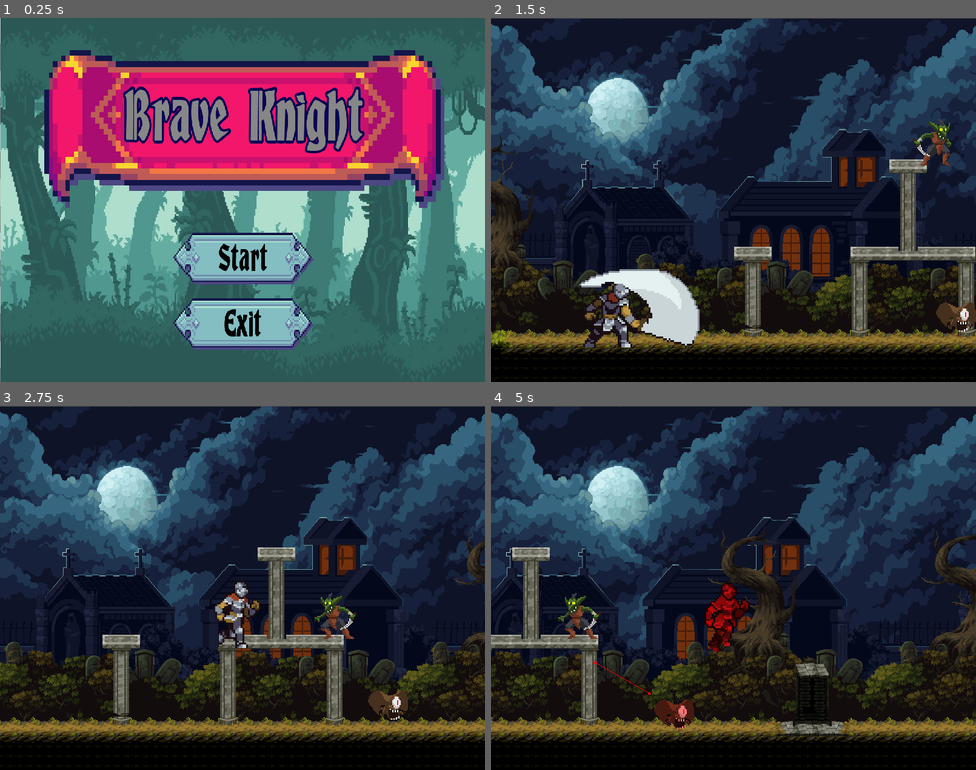
Above: before the commit, frames 1-4 (two rows, left to right).
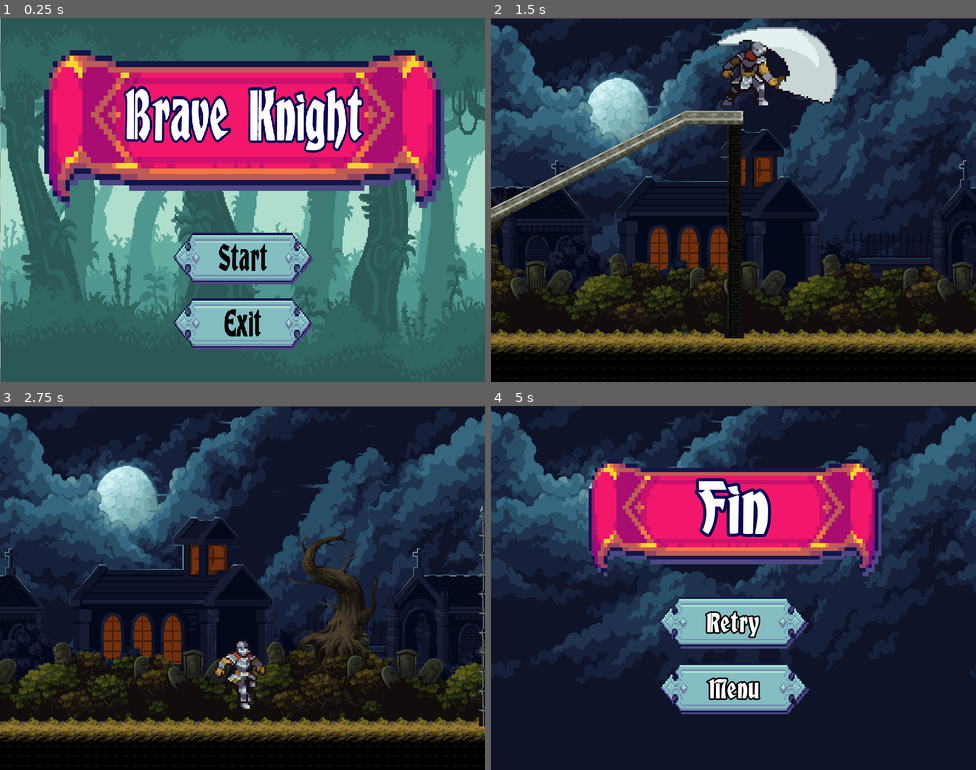
Above: after the commit, the same moments.

Repository: rogermuss/Brave_Knight
Game: Godot game, scene res://Scenes/main_menu/Menu.tscn
Same seed, same stepped clock (60 frames per second), same inputs: the game is played once before the commit and once after it.
Inputs (mouse positions are in pixels of both pictures, inside the frame that each line leads up to):
- Up to frame 1 (0.25 s): no input
- Up to frame 2 (1.5 s): click "Start" at 0.5 s; move the mouse to (840, 181) at 1.27 s; hold D (move_right) from 1.28 s (still down); click (840, 181) at 1.35 s
- Up to frame 3 (2.75 s): keep holding D (move_right); tap Space (jump) at 1.52, 2.27 s; move the mouse to (145, 606) at 2.02 s; click (145, 606) at 2.1 s
- Up to frame 4 (5 s): move the mouse to (782, 507) at 2.77 s; release D (move_right) at 2.78 s; hold A (move_left) 2.78-3.53 s; click (782, 507) at 2.85 s; move the mouse to (709, 660) at 3.52 s; hold D (move_right) from 3.53 s (still down); click (709, 660) at 3.6 s; tap Space (jump) at 3.77, 4.52 s; move the mouse to (879, 642) at 4.27 s; click (879, 642) at 4.35 s

The runs differ from the first frame. In frame 1, 4.5% of the frame differs, in the area x 25-76%, y 18-38%; in frame 2, 30%; in frame 3, 23%; in frame 4, 60%, in the area x 0-100%, y 0-100%.

Commit message:
Pantalla del Final

Diff:
--- a/braveknight2/Scenes/BaseLevel/BaseLevel.tscn
+++ b/braveknight2/Scenes/BaseLevel/BaseLevel.tscn
@@ -6,6 +6,7 @@
 [ext_resource type="PackedScene" uid="uid://bdnvoy0vmsr76" path="res://Scenes/Bat/bat.tscn" id="3_1wu10"]
 [ext_resource type="AudioStream" uid="uid://dy7n33ldb6qxi" path="res://Assets/Background/Super Mario Brothers 1 Music - Main Theme & Overworld.mp3" id="5_e4llg"]
 [ext_resource type="PackedScene" uid="uid://bechy2ph5uiyn" path="res://Scenes/Goblin/Goblin.tscn" id="6_n1wa4"]
+[ext_resource type="Script" uid="uid://b0ylj5u6tais6" path="res://Scenes/BaseLevel/area_final.gd" id="7_4tuel"]
 
 [sub_resource type="NavigationPolygon" id="NavigationPolygon_1wu10"]
 vertices = PackedVector2Array(12086, 522, 12086, 525.609, 12042, 525.531, 12070, 522, 12042, 522, 12058, 522, 12070, 47 …(2961 unchanged characters)…
@@ -496,6 +497,9 @@
 physics_layer_0/collision_mask = 0
 sources/1 = SubResource("TileSetAtlasSource_1wu10")
 
+[sub_resource type="RectangleShape2D" id="RectangleShape2D_bsyde"]
+size = Vector2(119, 150)
+
 [node name="BaseLevel" type="Node2D"]
 
 [node name="Background" parent="." instance=ExtResource("1_3ok8t")]
@@ -508,7 +512,7 @@
 tile_set = SubResource("TileSet_3ok8t")
 
 [node name="Player" parent="." instance=ExtResource("1_4ea85")]
-position = Vector2(100, 370)
+position = Vector2(13046, 1)
 scale = Vector2(3, 3)
 jump_speed = 25000.0
 
@@ -612,3 +616,14 @@
 position = Vector2(11344, 314)
 scale = Vector2(2.1, 2.1)
 movement_speed = 3000
+
+[node name="Area2D" type="Area2D" parent="."]
+collision_layer = 0
+collision_mask = 2
+script = ExtResource("7_4tuel")
+
+[node name="CollisionShape2D" type="CollisionShape2D" parent="Area2D"]
+position = Vector2(13895.5, 436)
+shape = SubResource("RectangleShape2D_bsyde")
+
+[connection signal="area_entered" from="Area2D" to="Area2D" method="_on_area_entered"]
--- /dev/null
+++ b/braveknight2/Scenes/BaseLevel/area_final.gd
@@ -0,0 +1,4 @@
+extends Area2D
+
+func _on_area_entered(area: Area2D) -> void:
+	GameManager.on_end()
--- /dev/null
+++ b/braveknight2/Scenes/EndScreen/End_Screen.tscn
@@ -0,0 +1,112 @@
+[gd_scene load_steps=10 format=3 uid="uid://cglf83oq6vjy7"]
+
+[ext_resource type="Texture2D" uid="uid://mxwcm3b8sbar" path="res://Assets/Background/Background_0.png" id="1_68e4h"]
+[ext_resource type="Script" uid="uid://dmlgqe5a0w1ki" path="res://Scenes/EndScreen/end_screen.gd" id="1_588ns"]
+[ext_resource type="Texture2D" uid="uid://cwhjtxs45emfu" path="res://Assets/UI/20240707dragonHeaderA.png" id="3_nryvr"]
+[ext_resource type="FontFile" uid="uid://bq7ema65ugnoc" path="res://Assets/fonts/AlbertText-Bold.ttf" id="4_y8gm3"]
+[ext_resource type="Texture2D" uid="uid://ced3yfre1jj1m" path="res://Assets/UI/20240707dragonHeaderB.png" id="5_y3r31"]
+[ext_resource type="Texture2D" uid="uid://d31ryxtcooyay" path="res://Assets/UI/pressed_button.png" id="6_7ln5v"]
+[ext_resource type="Texture2D" uid="uid://fm073wp0vp0p" path="res://Assets/UI/hrove_button.png" id="7_mm3ve"]
+[ext_resource type="LabelSettings" uid="uid://y86n3fw8j2j6" path="res://font_label/medieval_buttons.tres" id="8_cwioe"]
+
+[sub_resource type="LabelSettings" id="LabelSettings_whdxy"]
+font = ExtResource("4_y8gm3")
+font_size = 108
+outline_size = 20
+outline_color = Color(0.0390674, 0.0111499, 0.32671, 1)
+
+[node name="EndScreen" type="Control"]
+layout_mode = 3
+anchors_preset = 15
+anchor_right = 1.0
+anchor_bottom = 1.0
+grow_horizontal = 2
+grow_vertical = 2
+script = ExtResource("1_588ns")
+
+[node name="MarginContainer" type="MarginContainer" parent="."]
+layout_mode = 0
+offset_right = 800.84
+offset_bottom = 601.55
+
+[node name="TextureRect" type="TextureRect" parent="MarginContainer"]
+custom_minimum_size = Vector2(0.555, 0)
+layout_mode = 2
+size_flags_horizontal = 9
+texture = ExtResource("1_68e4h")
+
+[node name="VBoxContainer" type="VBoxContainer" parent="MarginContainer"]
+layout_mode = 2
+size_flags_vertical = 4
+
+[node name="TextureRect" type="TextureRect" parent="MarginContainer/VBoxContainer"]
+custom_minimum_size = Vector2(487.525, 220.66)
+layout_mode = 2
+size_flags_horizontal = 4
+size_flags_vertical = 4
+texture = ExtResource("3_nryvr")
+expand_mode = 1
+
+[node name="Label" type="Label" parent="MarginContainer/VBoxContainer/TextureRect"]
+layout_mode = 1
+anchors_preset = 15
+anchor_right = 1.0
+anchor_bottom = 1.0
+offset_top = 14.0
+offset_right = 0.204956
+offset_bottom = -60.985
+grow_horizontal = 2
+grow_vertical = 2
+text = "Fin"
+label_settings = SubResource("LabelSettings_whdxy")
+horizontal_alignment = 1
+vertical_alignment = 1
+
+[node name="MenuButton" type="TextureButton" parent="MarginContainer/VBoxContainer"]
+custom_minimum_size = Vector2(250.05, 104.43)
+layout_mode = 2
+size_flags_horizontal = 4
+size_flags_vertical = 4
+texture_normal = ExtResource("5_y3r31")
+texture_pressed = ExtResource("6_7ln5v")
+texture_hover = ExtResource("7_mm3ve")
+ignore_texture_size = true
+stretch_mode = 0
+
+[node name="Label" type="Label" parent="MarginContainer/VBoxContainer/MenuButton"]
+layout_mode = 1
+anchors_preset = 15
+anchor_right = 1.0
+anchor_bottom = 1.0
+grow_horizontal = 2
+grow_vertical = 2
+text = "Retry"
+label_settings = ExtResource("8_cwioe")
+horizontal_alignment = 1
+vertical_alignment = 1
+
+[node name="RetryButton" type="TextureButton" parent="MarginContainer/VBoxContainer"]
+custom_minimum_size = Vector2(250, 104)
+layout_mode = 2
+size_flags_horizontal = 4
+size_flags_vertical = 2
+texture_normal = ExtResource("5_y3r31")
+texture_pressed = ExtResource("6_7ln5v")
+texture_hover = ExtResource("7_mm3ve")
+ignore_texture_size = true
+stretch_mode = 0
+
+[node name="Label" type="Label" parent="MarginContainer/VBoxContainer/RetryButton"]
+layout_mode = 1
+anchors_preset = 15
+anchor_right = 1.0
+anchor_bottom = 1.0
+grow_horizontal = 2
+grow_vertical = 2
+text = "Menu"
+label_settings = ExtResource("8_cwioe")
+horizontal_alignment = 1
+vertical_alignment = 1
+
+[connection signal="button_up" from="MarginContainer/VBoxContainer/MenuButton" to="." method="_on_menu_button_button_up"]
+[connection signal="button_up" from="MarginContainer/VBoxContainer/RetryButton" to="." method="_on_retry_button_button_up"]
--- /dev/null
+++ b/braveknight2/Scenes/EndScreen/end_screen.gd
@@ -0,0 +1,8 @@
+extends Control
+
+
+func _on_retry_button_button_up() -> void:
+		GameManager.on_return_to_menu()
+
+func _on_menu_button_button_up() -> void:
+	GameManager.on_game_start()
--- a/braveknight2/Scenes/Player/player.gd
+++ b/braveknight2/Scenes/Player/player.gd
@@ -140,3 +140,7 @@
 
 func _on_invincible_timer_timeout() -> void:
 	reset_states()
+
+
+func _on_area_2d_area_entered(area: Area2D) -> void:
+	pass # Replace with function body.
--- a/braveknight2/Scenes/Player/player.tscn
+++ b/braveknight2/Scenes/Player/player.tscn
@@ -335,10 +335,10 @@
 }]
 
 [sub_resource type="RectangleShape2D" id="RectangleShape2D_1htnp"]
-size = Vector2(16, 32)
+size = Vector2(16, 37)
 
 [sub_resource type="RectangleShape2D" id="RectangleShape2D_jlvik"]
-size = Vector2(25, 38)
+size = Vector2(44.5, 38)
 
 [sub_resource type="CapsuleShape2D" id="CapsuleShape2D_jlvik"]
 height = 44.0
@@ -354,13 +354,12 @@
 autoplay = "Idle"
 
 [node name="CollisionShape2D" type="CollisionShape2D" parent="."]
-visible = false
-position = Vector2(0, 19)
+position = Vector2(0, 21.5)
 shape = SubResource("RectangleShape2D_1htnp")
 
 [node name="FloorDetector" type="RayCast2D" parent="."]
 position = Vector2(0, 16)
-target_position = Vector2(0, 25)
+target_position = Vector2(0, 27)
 
 [node name="AttackHitbox" type="Area2D" parent="."]
 visible = false
@@ -371,7 +370,7 @@
 
 [node name="CollisionHitbox" type="CollisionShape2D" parent="AttackHitbox"]
 unique_name_in_owner = true
-position = Vector2(44, 21)
+position = Vector2(34.25, 21)
 shape = SubResource("RectangleShape2D_jlvik")
 debug_color = Color(0.808637, 0.117218, 6.73831e-07, 0.42)
 
--- a/braveknight2/Singletons/GameManager.gd
+++ b/braveknight2/Singletons/GameManager.gd
@@ -3,6 +3,7 @@
 var game_over = false
 var game_escene = preload("res://Scenes/BaseLevel/BaseLevel.tscn")
 var menu_scene = preload("res://scenes/main_menu/Menu.tscn")
+var end_scene = preload("res://Scenes/EndScreen/End_Screen.tscn")
 #var sublevel_scene = preload("res://scenes/sub_level/sub_level.tscn")
 
 func _ready():
@@ -19,3 +20,6 @@
 
 #func on_entering_sublevel():
 	#get_tree().change_scene_to_packed(sublevel_scene)
+
+func on_end():
+	get_tree().change_scene_to_packed(end_scene)
--- a/braveknight2/font_label/medieval.tres
+++ b/braveknight2/font_label/medieval.tres
@@ -1,10 +1,9 @@
 [gd_resource type="LabelSettings" load_steps=2 format=3 uid="uid://dce7fb14idi2v"]
 
-[ext_resource type="FontFile" uid="uid://bq7ema65ugnoc" path="res://assets/fonts/AlbertText-Bold.ttf" id="1_p1hfs"]
+[ext_resource type="FontFile" uid="uid://bq7ema65ugnoc" path="res://Assets/fonts/AlbertText-Bold.ttf" id="1_p1hfs"]
 
 [resource]
 font = ExtResource("1_p1hfs")
-font_size = 118
-font_color = Color(0.529067, 0.529067, 0.529067, 1)
+font_size = 117
 outline_size = 20
 outline_color = Color(0.0390674, 0.0111499, 0.32671, 1)
--- /dev/null
+++ b/braveknight2/font_label/medieval_buttons.tres
@@ -0,0 +1,9 @@
+[gd_resource type="LabelSettings" load_steps=2 format=3 uid="uid://y86n3fw8j2j6"]
+
+[ext_resource type="FontFile" uid="uid://bq7ema65ugnoc" path="res://Assets/fonts/AlbertText-Bold.ttf" id="1_jqmqu"]
+
+[resource]
+font = ExtResource("1_jqmqu")
+font_size = 40
+outline_size = 10
+outline_color = Color(0, 0, 0, 1)
Not shown: 1 places in braveknight2/Scenes/BaseLevel/BaseLevel.tscn that only renumber resources
Not shown, added: braveknight2/Scenes/BaseLevel/area_final.gd.uid
Not shown, added: braveknight2/Scenes/EndScreen/end_screen.gd.uid
